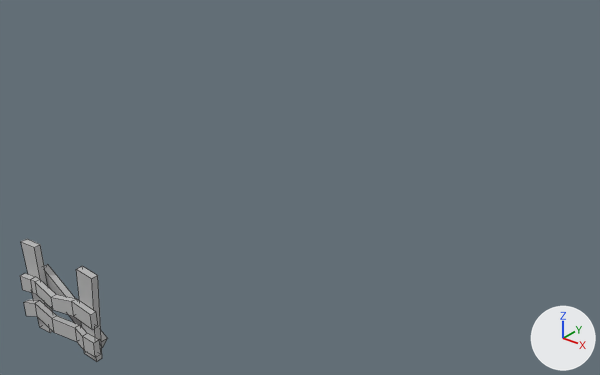
A saved change to the FBX model ApartmentGame/Assets/3d models/FBX/APARTMENT_outside_individuals/fencedoor.fbx.
One viewpoint serves both versions: a 50 mm camera at (8.57, -20.64, 6.98) aimed at (-0.75, -8.98, -0.25). Every picture has the same lights, and +X, +Y and +Z are marked at lower right. Both versions are drawn at frame 2 of the action 'Take 001'; the numbers are the values there. Mesh edges are drawn as thin lines.
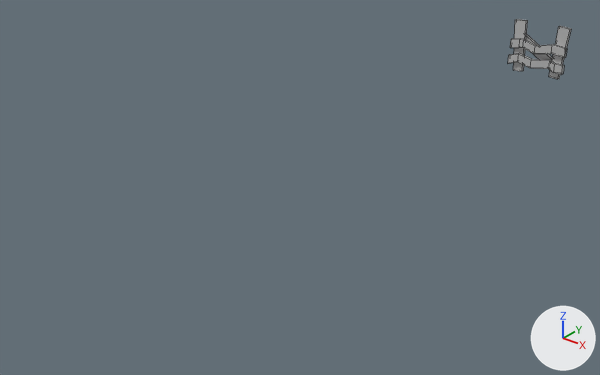
Boxes [x1, y1, x2, y2] around the edits, measured in the pictures (600 x 375 px):
'polySurface26', moved, turned, rescaled
    before: [20, 239, 107, 362]
    after: [508, 19, 571, 79]

Edits to the bpy script that builds the scene:
```text
Change me_mesh:
    where me_mesh.from_pydata(...)  # 72 vertices, 62 faces; spans x -14.0..140.0, y -76.0..62.0, z -29.0..0.0
    used by ob_polysurface26; location = (-0.464, -15.38, 0.771); rotation_euler = (1.571, 0.0, 0.0), in degrees (90, 0, 0); scale = (0.01, 0.01, 0.01)
    me_mesh part 1: the whole mesh is moved by (-127.0, 74.0, 0.0)
Change ob_polysurface26:
    ob_polysurface26.rotation_euler: (1.571, 0.0, 0.0) -> (0.0, 0.0, 0.0)  # degrees (90, 0, 0) -> degrees (0, 0, 0)
    ob_polysurface26.scale: (0.01, 0.01, 0.01) -> (1.0, 1.0, 1.0)
    add ob_polysurface26.parent = ob_rotate
    ob_polysurface26.location: (-0.464, -15.38, 0.771) -> (-11.65, 2.959, 20.97)
Add ob_rotate:
    ob_rotate = bpy.data.objects.new('rotate', None)
    ob_rotate.location = (0.924, 0.0, 0.0)
    ob_rotate.rotation_euler = (1.571, 0.0, 0.0)  # degrees (90, 0, 0)
    ob_rotate.scale = (0.01, 0.01, 0.01)
```
